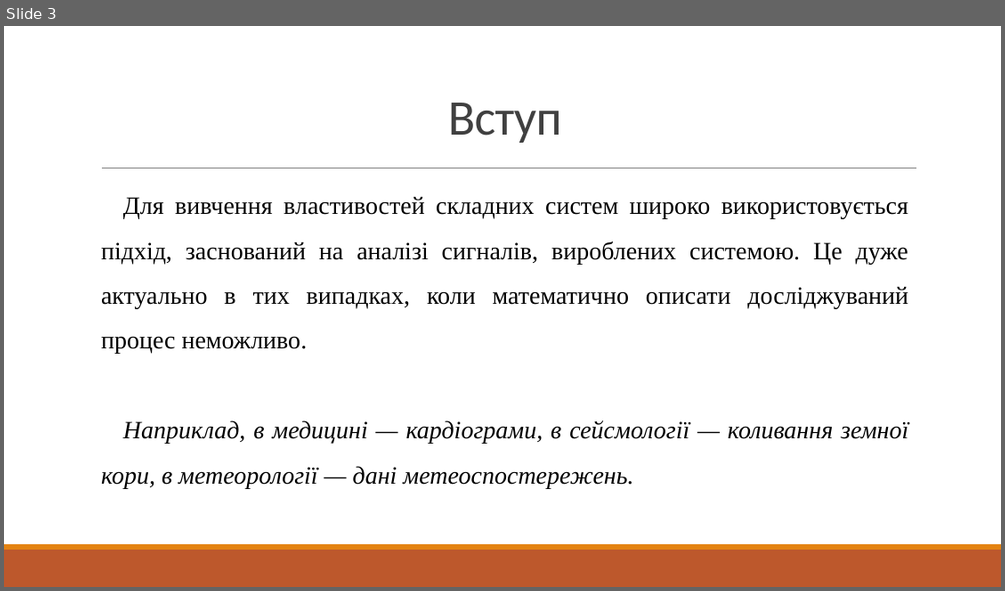
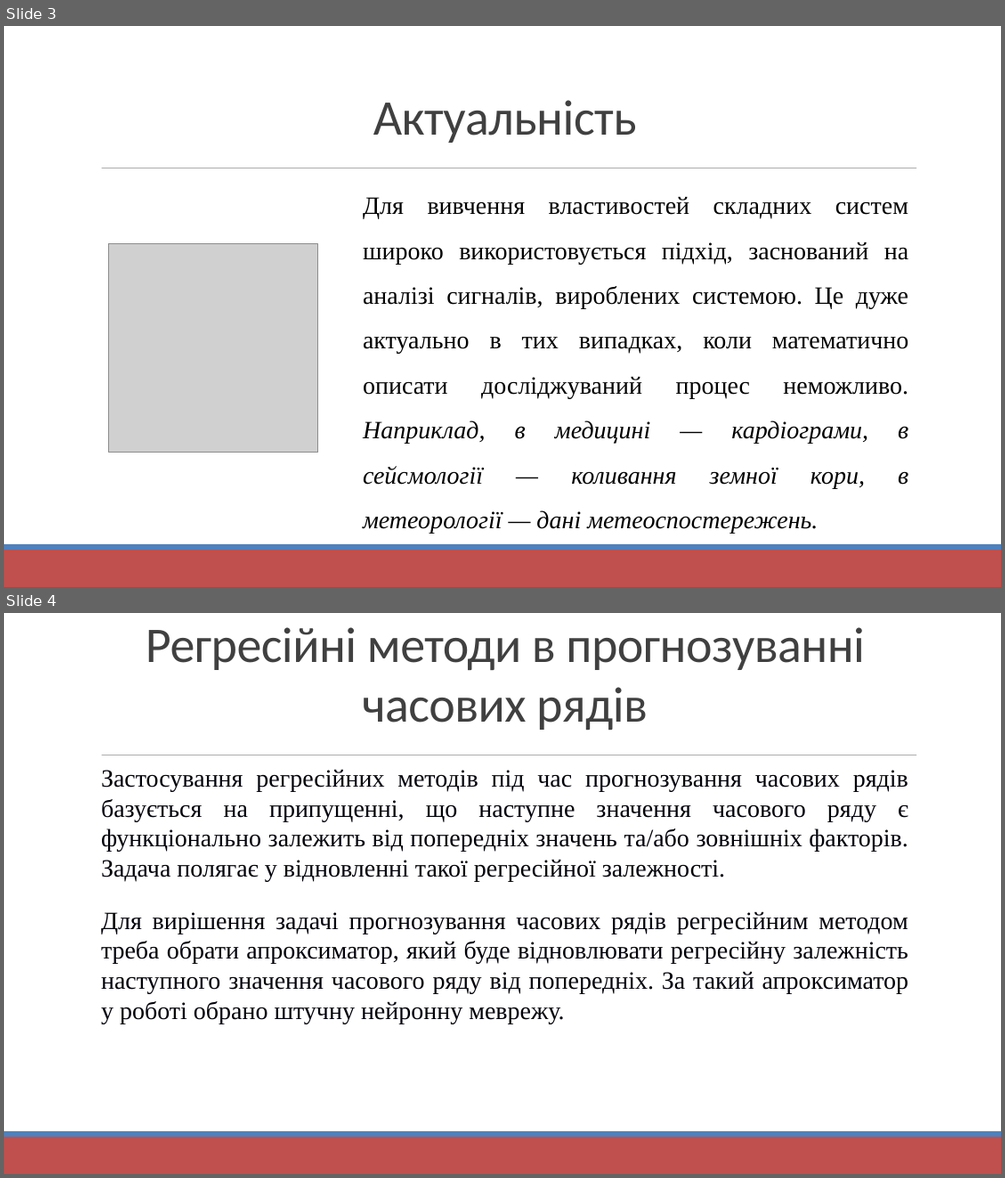
Before and after one commit to Sahlet/GammaNN, a slide deck: Documents/мой диплом/ПРЕЗЕНТАЦИЯ(предзащита).pptx. Shown one above the other, each under a label of ours: slide 3 before the commit, slides 3 and 4 after it. The pictures are 1005x591 and 1005x1178 pixels, drawn with LibreOffice and Linux fonts; fonts in the diff are those of the drawing; grey boxes stand for pictures. Boxes give left, top, right and bottom in pixels: in the first picture for what was removed or moved away, otherwise in the second. Text is boxed around its words. In the diff, an @@ line names an element or a change of style, - is before the commit and + after.

```diff
--- a/Documents/мой диплом/ПРЕЗЕНТАЦИЯ(предзащита).pptx
+++ b/Documents/мой диплом/ПРЕЗЕНТАЦИЯ(предзащита).pptx
@@ slide 4 added at <box>4,613,1001,1174</box>, background #FFFFFF; not listed: 3 template elements that a slide beside it also shows @@
@@ text added at <box>146,627,865,730</box>, 48 pt, text #404040 @@
+Регресійні методи в прогнозуванні часових рядів
@@ text added at <box>101,769,908,1023</box>, 24 pt, text #00000A @@
+Застосування регресійних методів під час прогнозування часових рядів базується на припущенні, що наступне значення часового ряду є функціонально залежить від попередніх значень та/або зовнішніх факторів. Задача полягає у відновленні такої регресійної залежності.
+Для вирішення задачі прогнозування часових рядів регресійним методом треба обрати апроксиматор, який буде відновлювати регресійну залежність наступного значення часового ряду від попередніх. За такий апроксиматор у роботі обрано штучну нейронну меврежу.
@@ slide 3 changed as well @@
@@ text at <box>373,100,637,143</box>: text changed @@
-Вступ
+Актуальність
@@ line (102, 168) - (917, 168): stroke #808080 0.5 pt to #808080 0.51 pt @@
@@ text at <box>363,196,908,533</box>: text changed @@
-Для вивчення властивостей складних систем широко використовується підхід, заснований на аналізі сигналів, вироблених системою. Це дуже актуально в тих випадках, коли математично описати досліджуваний процес неможливо.
-Наприклад, в медицині — кардіограми, в сейсмології — коливання земної кори, в метеорології — дані метеоспостережень.
+Для вивчення властивостей складних систем широко використовується підхід, заснований на аналізі сигналів, вироблених системою. Це дуже актуально в тих випадках, коли математично описати досліджуваний процес неможливо. Наприклад, в медицині — кардіограми, в сейсмології — коливання земної кори, в метеорології — дані метеоспостережень.
@@ picture added at <box>109,244,318,452</box> @@
@@ rectangle at <box>4,549,1001,587</box>: fill #BD582C to #C0504D @@
@@ rectangle at <box>4,544,1001,549</box>: fill #E48312 to #4F81BD @@
```
Also in this commit, not shown: 7 other slides changed, 2 other slides added, 7 slides removed, 7 other files.
